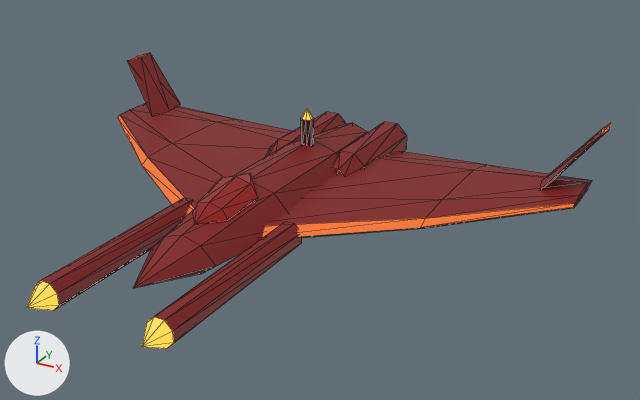
What one commit did to the glTF model media/models/arcwing-enemy-interceptor-hull.gltf.
Both versions are drawn from a camera (50 mm lens) standing at (2.29, -3.46, 1.85) and looking at (0.31, 0.12, 0.06). The axes (+X, +Y, +Z) are drawn at lower left. The lights are the same throughout. The older version comes first. Mesh edges are drawn as thin lines. Vertices at exactly the same position are counted once.

Objects in the first picture: 'arcwing-enemy-interceptor'.
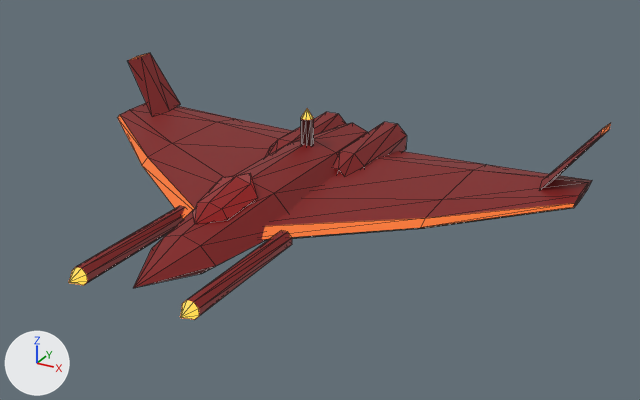
Diff of the bpy script that builds the scene:
```diff
--- a/media/models/arcwing-enemy-interceptor-hull.gltf.py
+++ b/media/models/arcwing-enemy-interceptor-hull.gltf.py
@@ me_hull @@
 # used by ob_arcwing_enemy_interceptor; location = (0.0, 0.0, 0.0)
-me_hull.from_pydata(...)  # 246 vertices, 448 faces; spans x -1.52..1.52, y -1.26..1.22, z -0.14..0.38
+me_hull.from_pydata(...)  # 246 vertices, 448 faces; spans x -1.52..1.52, y -1.02..1.22, z -0.14..0.38
+# me_hull part 1: the loose piece of 18 vertices spanning x -0.36..-0.24, y -1.26..-0.15, z -0.08..0.04 is scaled about its middle by (0.643, 0.748, 0.643), then moved by (0.0, 0.09, 0.0)
+# me_hull part 2: the loose piece of 18 vertices spanning x 0.24..0.36, y -1.26..-0.15, z -0.08..0.04 is scaled about its middle by (0.643, 0.748, 0.643), then moved by (0.0, 0.09, 0.0)
 me_hull.materials.append(mat_material_0)
```

Boxes (x1, y1, x2, y2) around the edits, measured in the pictures (640 x 400 px; the box of a moved part takes in the faces that stretch with it):
'arcwing-enemy-interceptor', reshaped (7% narrower, 10% shorter): before (27, 53, 611, 349); after (68, 53, 611, 320)
part 1 of me_hull, moved or reshaped: before (27, 198, 193, 311); after (68, 206, 185, 285)
part 2 of me_hull, moved or reshaped: before (142, 222, 302, 349); after (180, 231, 292, 320)
